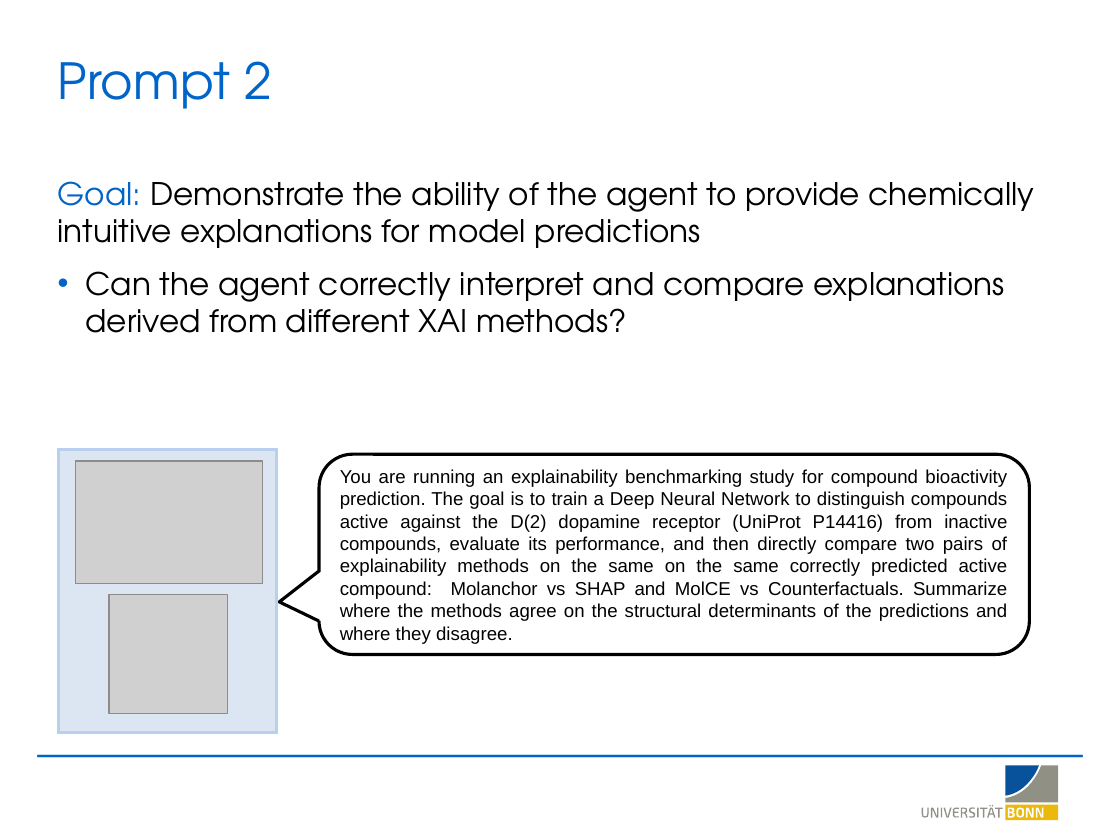
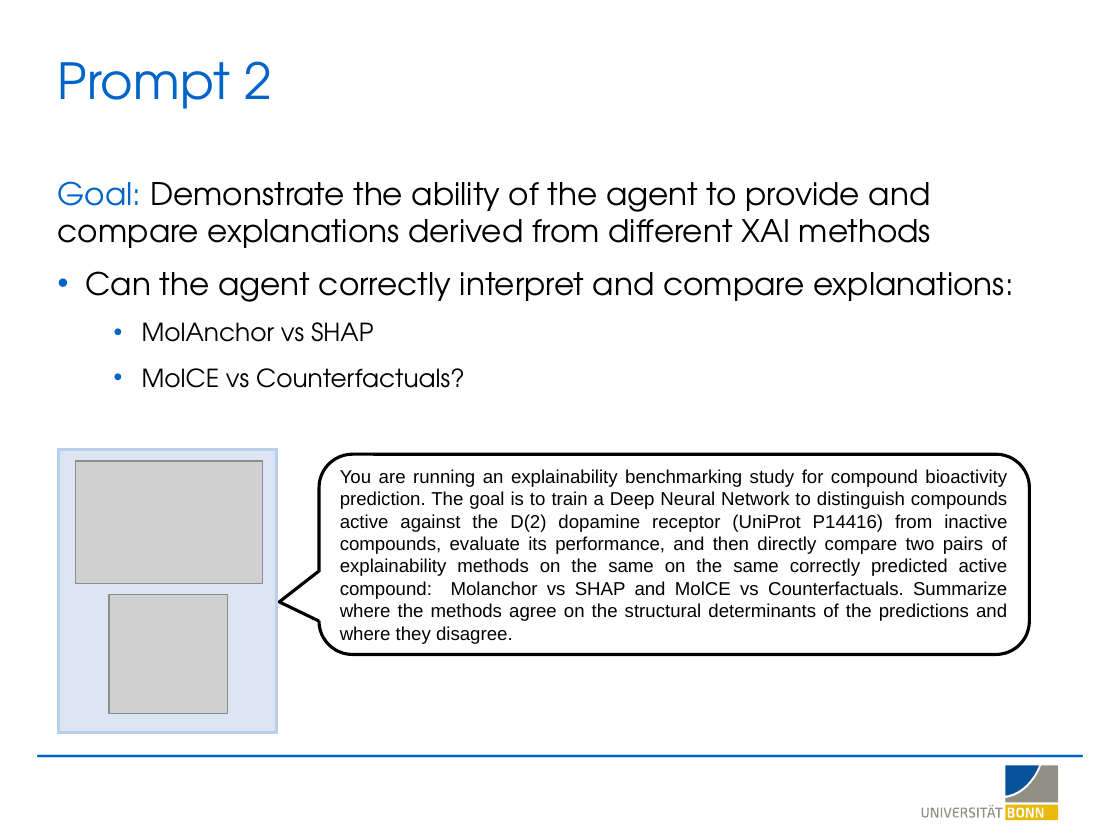
Before and after one commit to LSI-Uni-Bonn/ChemicHAL, a slide deck: slide 9 of slides/AI_Agent_Explainability.pptx. Drawn at 1120x840 pixels with LibreOffice and Linux fonts; fonts in the diff are those of the drawing; grey boxes stand for pictures; background and template pictures are left out. Boxes give left, top, right and bottom in pixels: in the first picture for what was removed or moved away, otherwise in the second. Text is boxed around its words. In the diff, an @@ line names an element or a change of style, - is before the commit and + after.

Commit message:
Bump XAI image quality to ~300 dpi across MolAnchor, MolCE, and counterfactuals
- MolAnchor main image: subImgSize 500 -> 1200 px
- MolCE / MolAnchor recurrent rules (_show_mol_as_pil): default 400x350 -> 1200x1100,
  bondLineWidth=3, legendFontSize 14 -> 28
- Counterfactuals (_mol_to_pil): default 350x300 -> 1200x1100, bondLineWidth=3
- get_most_confident_counterfactual / visualize_counterfactuals mol_size defaults
  bumped (1200x1100 and 1500x1400 respectively); savefig dpi 150 -> 300
- Slides: refresh AI_Agent_Explainability and figures_AI_agent decks

```diff
--- a/slides/AI_Agent_Explainability.pptx
+++ b/slides/AI_Agent_Explainability.pptx
@@ text at (58, 181, 1014, 388): text changed @@
-Goal: Demonstrate the ability of the agent to provide chemically intuitive explanations for model predictions
-• Can the agent correctly interpret and compare explanations derived from different XAI methods?
+Goal: Demonstrate the ability of the agent to provide and compare explanations derived from different XAI methods
+• Can the agent correctly interpret and compare explanations:
+  • MolAnchor vs SHAP
+  • MolCE vs Counterfactuals?
```
Also in this commit, not shown: 9 other slides changed, 4 other files.
